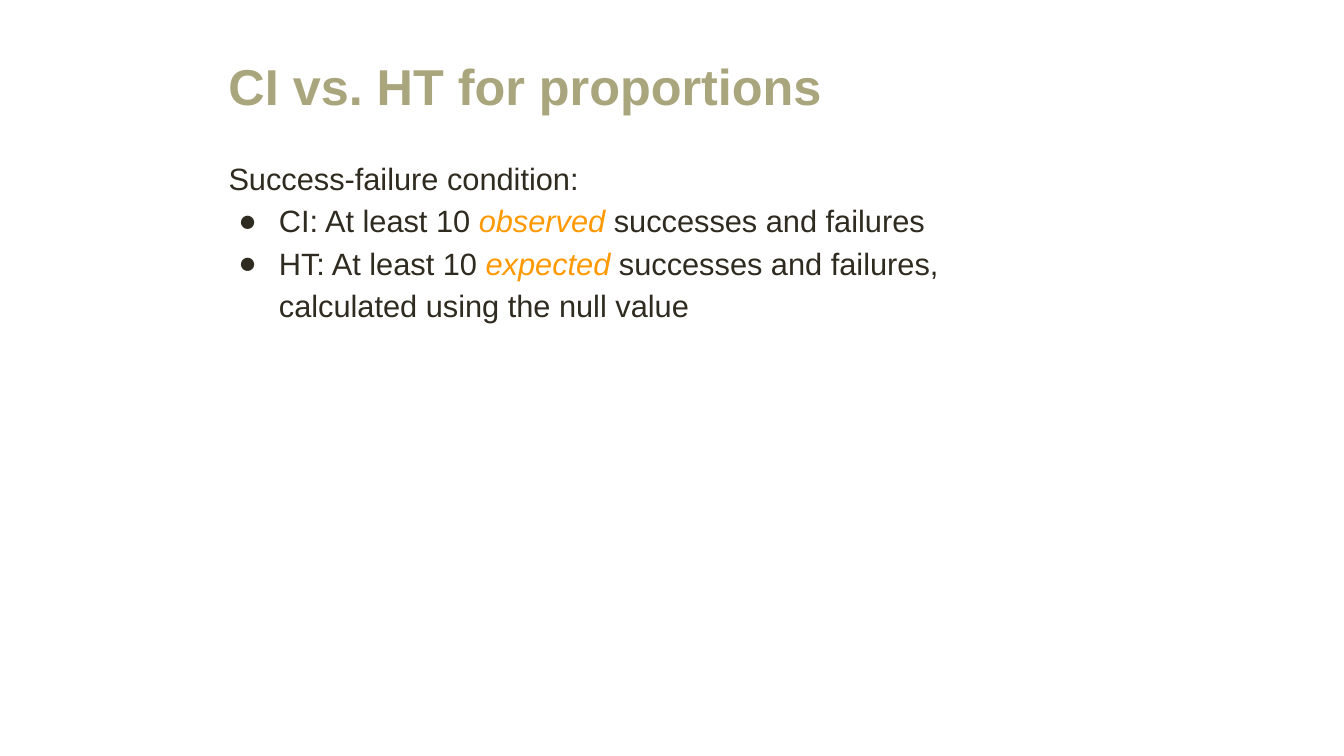
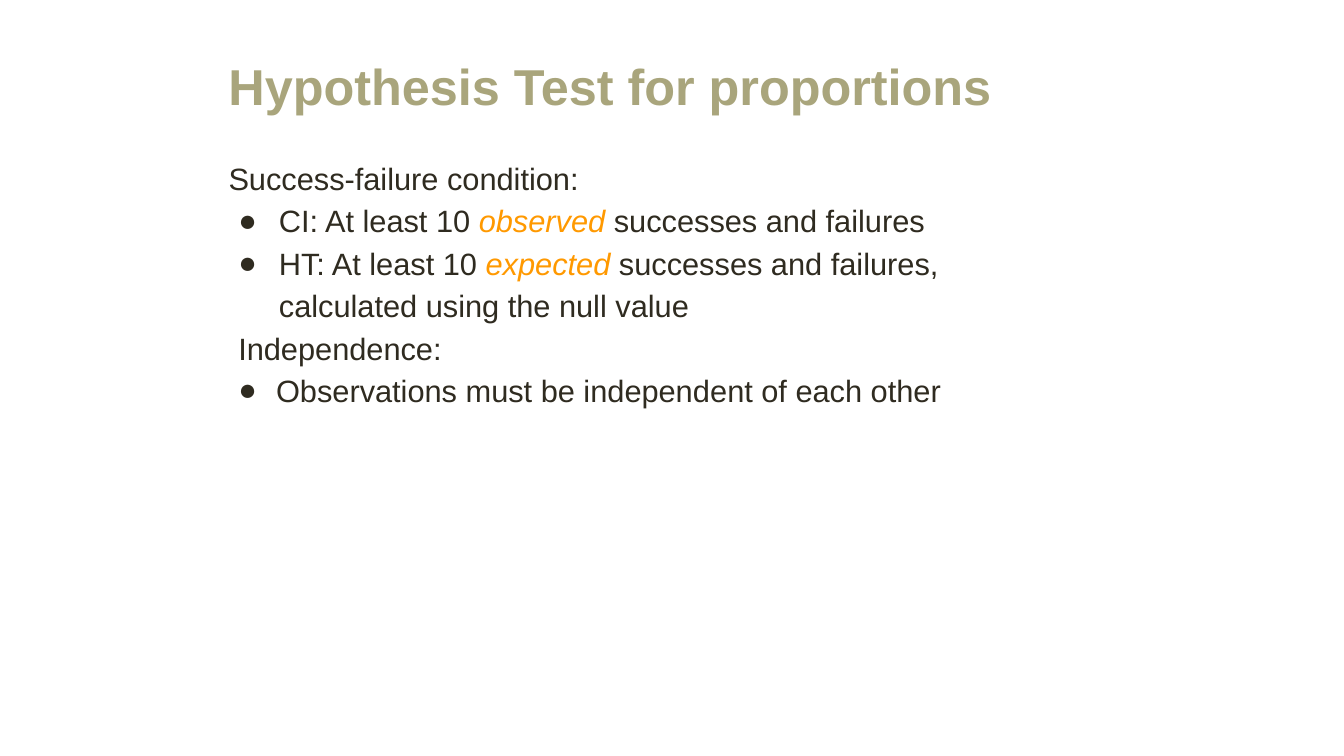
Before and after one commit to amosca01/MATH108-F23, a slide deck: slide 40 of slides/15-single-proportion.pptx. Drawn at 1344x756 pixels with LibreOffice and Linux fonts; fonts in the diff are those of the drawing. Boxes give left, top, right and bottom in pixels: in the first picture for what was removed or moved away, otherwise in the second. Text is boxed around its words. In the diff, an @@ line names an element or a change of style, - is before the commit and + after.

```diff
--- a/slides/15-single-proportion.pptx
+++ b/slides/15-single-proportion.pptx
@@ title at [228, 68, 991, 115]: text changed @@
-CI vs. HT for proportions
+Hypothesis Test for proportions
@@ text at [238, 337, 941, 408]: paragraphs added @@
+Independence:
+● Observations must be independent of each other
```
Also in this commit, not shown: 1 slide added, 1 other file.
